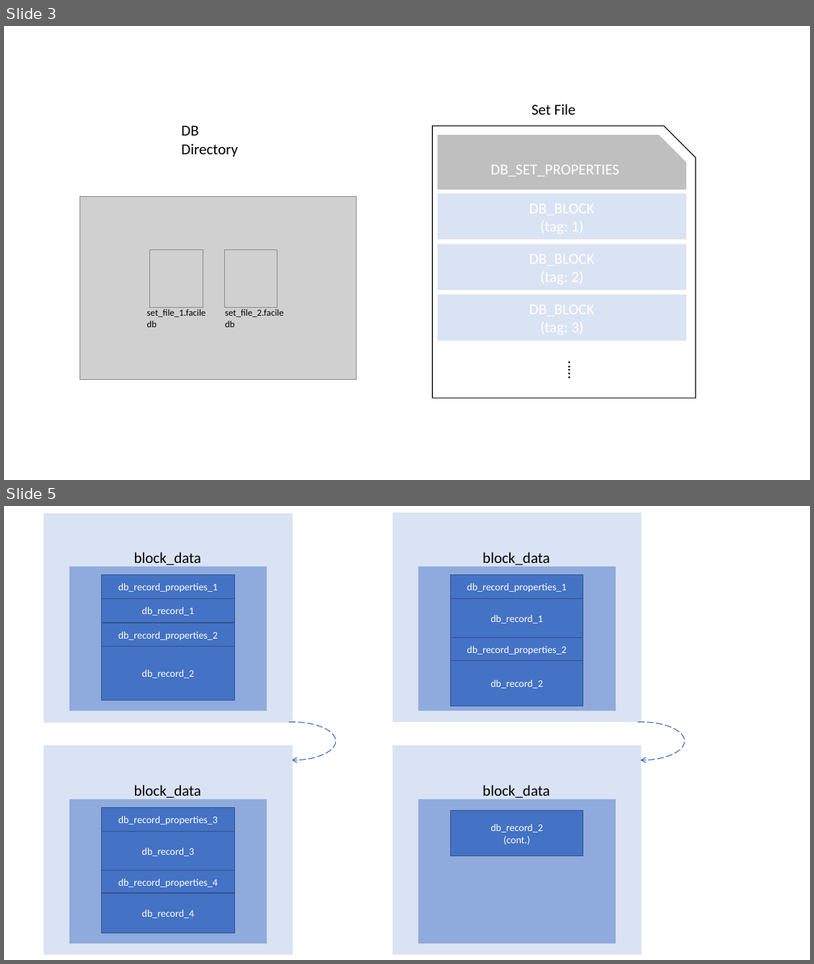
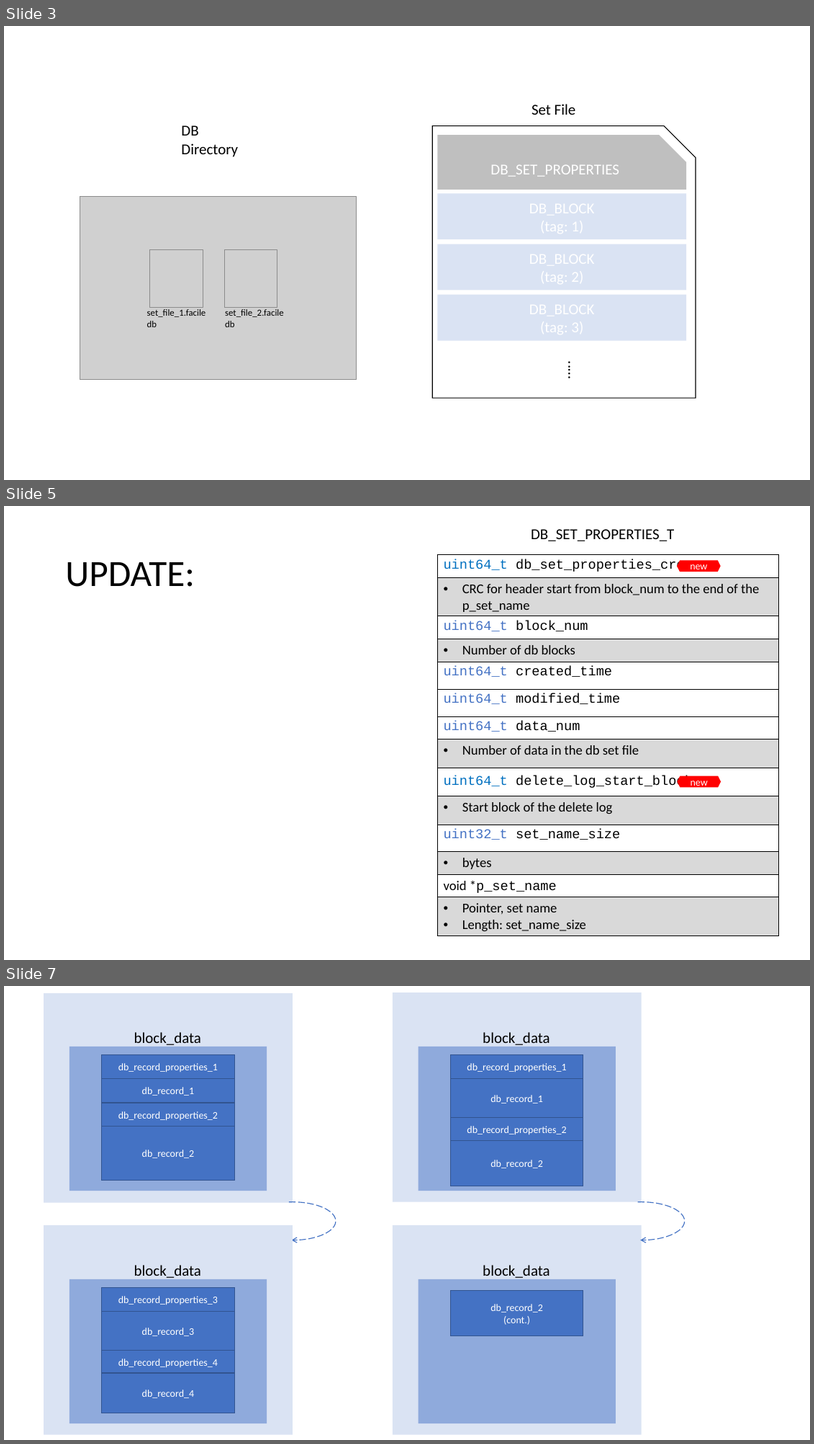
Before and after one commit to Mutationeme/FacileDB, a slide deck: FacileDB.pptx. Shown one above the other, each under a label of ours: slides 3 and 5 before the commit, slides 3, 5 and 7 after it; the slides between them are not shown. The pictures are 814x964 and 814x1444 pixels, drawn with LibreOffice and Linux fonts; fonts in the diff are those of the drawing; grey boxes stand for pictures. Boxes give left, top, right and bottom in pixels: in the first picture for what was removed or moved away, otherwise in the second. Text is boxed around its words. In the diff, an @@ line names an element or a change of style, - is before the commit and + after.

Commit message:
change insert data structure to linked list

```diff
--- a/FacileDB.pptx
+++ b/FacileDB.pptx
@@ slide 5 added at (4, 506, 810, 960), background #FFFFFF @@
@@ text added at (531, 529, 674, 541), 18 pt, text #000000 @@
+DB_SET_PROPERTIES_T
@@ title added at (65, 562, 195, 587), 44 pt, text #000000 @@
+UPDATE:
@@ table added at (437, 554, 779, 936), 14 rows, 1 columns @@
+uint64_t db_set_properties_crc
+CRC for header start from block_num to the end of the p_set_name
+uint64_t block_num
+Number of db blocks
+uint64_t created_time
+uint64_t modified_time
+uint64_t data_num
+Number of data in the db set file
+uint64_t delete_log_start_block
+Start block of the delete log
+uint32_t set_name_size
+bytes
+void *p_set_name
+Pointer, set name / Length: set_name_size
@@ hexagon added at (677, 561, 721, 572), fill #FF0000, 12 pt, text #FFFFFF @@
+new
@@ hexagon added at (678, 776, 721, 788), fill #FF0000, 12 pt, text #FFFFFF @@
+new
@@ what was slide 5 is now slide 7 @@
```
Also in this commit, not shown: 2 slides changed, 3 other slides added, 8 other files.
